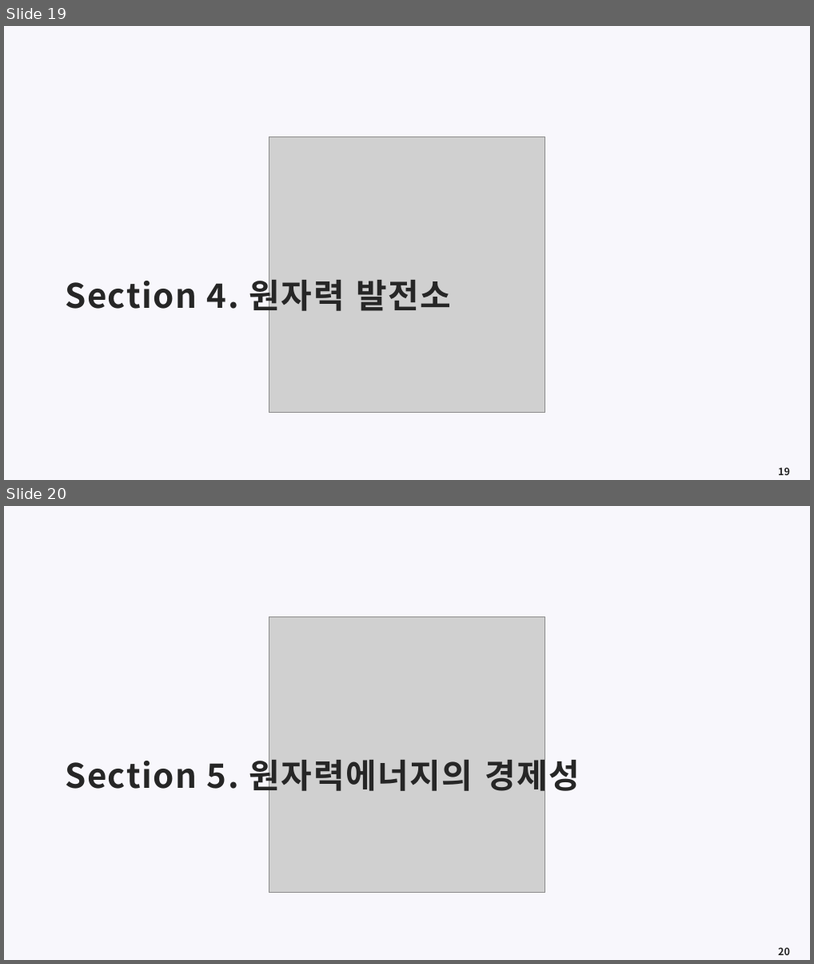
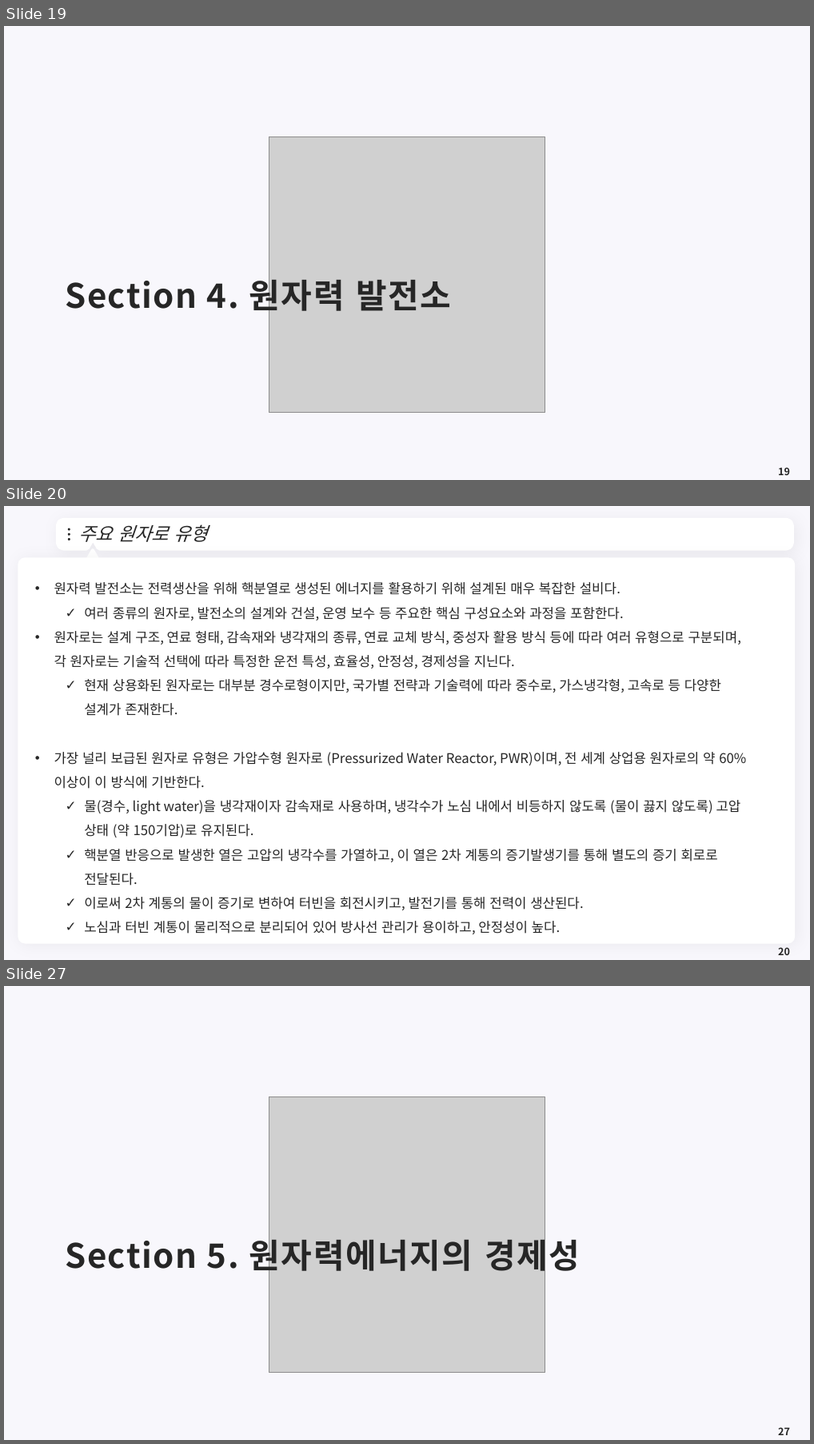
Before and after one commit to meandthey/Teaching, a slide deck: 에너지경제학/자원에너지경제학_Chapter_4 (원자력).pptx. Shown one above the other, each under a label of ours: slides 19 and 20 before the commit, slides 19, 20 and 27 after it; the slides between them are not shown. The pictures are 814x964 and 814x1444 pixels, drawn with LibreOffice and Linux fonts; fonts in the diff are those of the drawing; grey boxes stand for pictures; background and template pictures are left out. Boxes give left, top, right and bottom in pixels: in the first picture for what was removed or moved away, otherwise in the second. Text is boxed around its words. In the diff, an @@ line names an element or a change of style, - is before the commit and + after.

```diff
--- a/에너지경제학/자원에너지경제학_Chapter_4 (원자력).pptx
+++ b/에너지경제학/자원에너지경제학_Chapter_4 (원자력).pptx
@@ slide 20 added at <box>4,506,810,960</box>, background #F8F7FC @@
@@ freeform shape added at <box>59,521,792,548</box>, fill #FFFFFF, outline #FFFFFF 7.25 pt @@
@@ ellipse added at <box>68,528,70,531</box>, fill #262626 @@
@@ title added at <box>78,524,207,542</box>, 22 pt, text #262626, italic @@
+주요 원자로 유형
@@ ellipse added at <box>68,533,70,536</box>, fill #262626 @@
@@ ellipse added at <box>68,538,70,540</box>, fill #262626 @@
@@ triangle added at <box>86,550,99,562</box>, fill #FFFFFF, outline #FFFFFF 3.75 pt @@
@@ freeform shape added at <box>775,530,782,540</box>, fill #FFFFFF @@
@@ rounded rectangle added at <box>18,557,796,944</box>, fill #FFFFFF @@
@@ text added at <box>54,582,746,934</box>, 16 pt, text #262626 @@
+• 원자력 발전소는 전력생산을 위해 핵분열로 생성된 에너지를 활용하기 위해 설계된 매우 복잡한 설비다.
+  ✓ 여러 종류의 원자로, 발전소의 설계와 건설, 운영 보수 등 주요한 핵심 구성요소와 과정을 포함한다.
+• 원자로는 설계 구조, 연료 형태, 감속재와 냉각재의 종류, 연료 교체 방식, 중성자 활용 방식 등에 따라 여러 유형으로 구분되며, 각 원자로는 기술적 선택에 따라 특정한 운전 특성, 효율성, 안정성, 경제성을 지닌다.
+  ✓ 현재 상용화된 원자로는 대부분 경수로형이지만, 국가별 전략과 기술력에 따라 중수로, 가스냉각형, 고속로 등 다양한 설계가 존재한다.
+• 가장 널리 보급된 원자로 유형은 가압수형 원자로 (Pressurized Water Reactor, PWR)이며, 전 세계 상업용 원자로의 약 60% 이상이 이 방식에 기반한다.
+  ✓ 물(경수, light water)을 냉각재이자 감속재로 사용하며, 냉각수가 노심 내에서 비등하지 않도록 (물이 끓지 않도록) 고압 상태 (약 150기압)로 유지된다.
+  ✓ 핵분열 반응으로 발생한 열은 고압의 냉각수를 가열하고, 이 열은 2차 계통의 증기발생기를 통해 별도의 증기 회로로 전달된다.
+  ✓ 이로써 2차 계통의 물이 증기로 변하여 터빈을 회전시키고, 발전기를 통해 전력이 생산된다.
+  ✓ 노심과 터빈 계통이 물리적으로 분리되어 있어 방사선 관리가 용이하고, 안정성이 높다.
@@ page number added at <box>778,947,790,955</box>, 12 pt, text #262626, bold @@
+20
@@ what was slide 20 is now slide 27 @@
@@ page number at <box>778,1427,790,1435</box>: text changed @@
-20
+27
```
Also in this commit, not shown: 1 slide changed, 10 other slides added.
